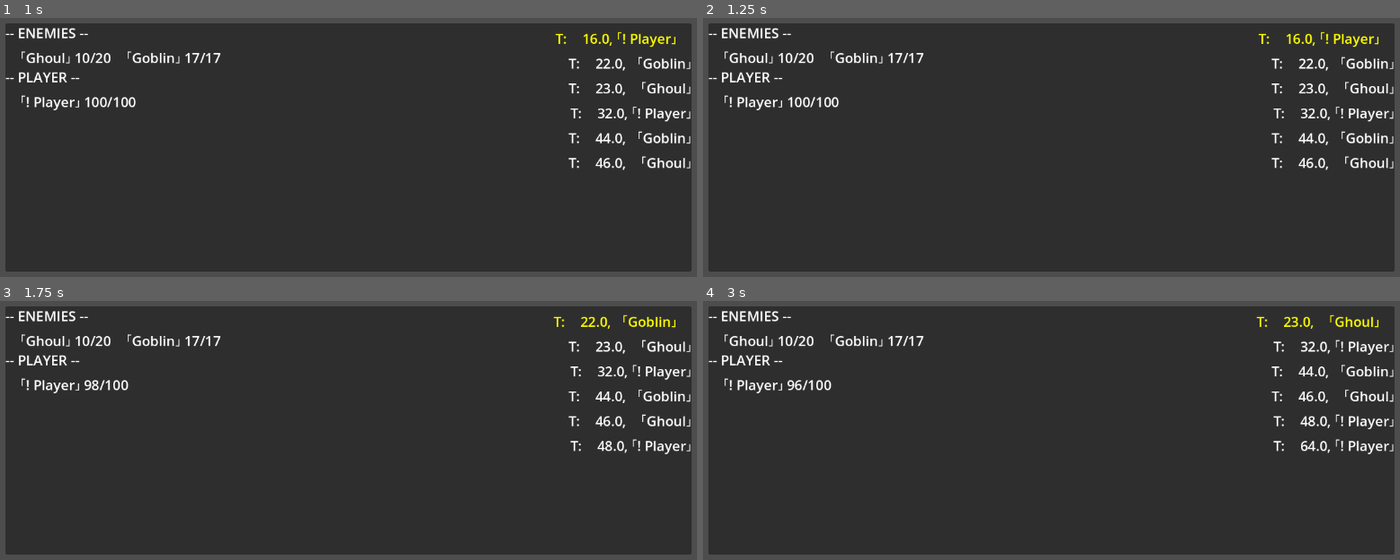
Above: before the commit, frames 1-4 (two rows, left to right).
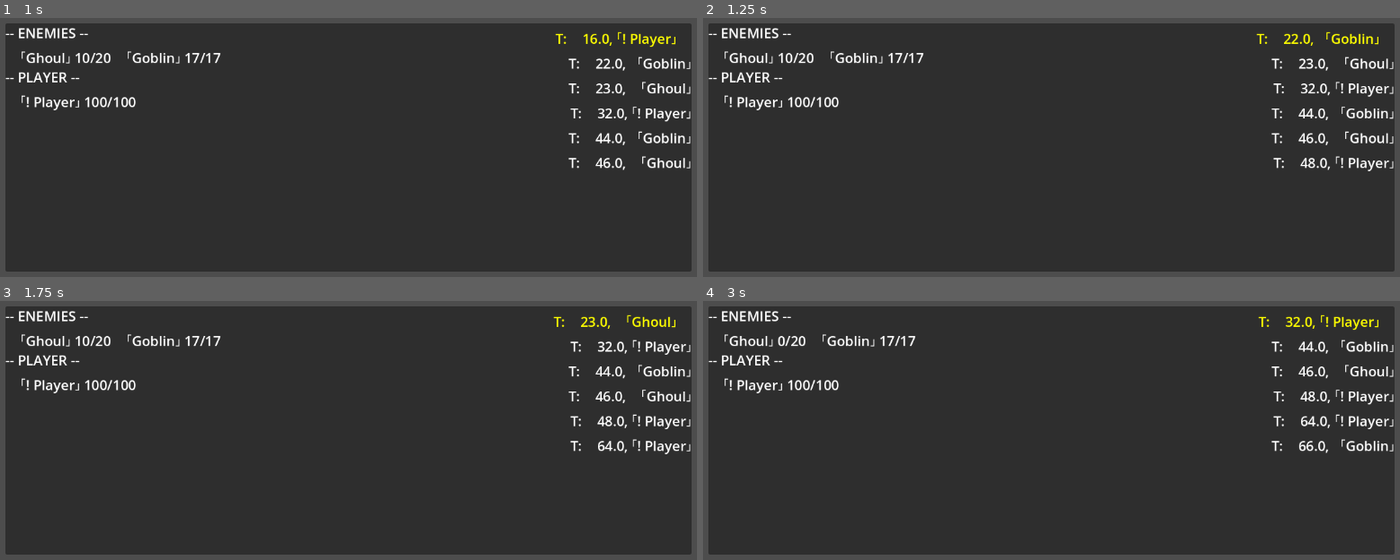
Above: after the commit, the same moments.

Repository: ShaneOMalley/RPGTest
Game: Godot game, scene res://ui/battle/debug_battle.tscn
Same seed, same stepped clock (60 frames per second), same inputs: the game is played once before the commit and once after it.
Inputs:
- Up to frame 1 (1 s): tap Enter (ui_accept) at 0.5 s; hold Enter (ui_accept) from 0.53 s (still down)
- Up to frame 2 (1.25 s): keep holding Enter (ui_accept)
- Up to frame 3 (1.75 s): release Enter (ui_accept) at 1.28 s; tap Enter (ui_accept) at 1.35, 1.52 s
- Up to frame 4 (3 s): tap Enter (ui_accept) at 1.82, 2, 2.85 s; hold Enter (ui_accept) 2.03-2.78 s

Frame 1 is identical in both runs. In frame 2, 1.7% of the frame differs, in the area x 79-99%, y 5-60%; in frame 3, 1.6%; in frame 4, 2.2%, in the area x 10-99%, y 5-60%.

Commit message:
make abilities temporal; decouple property-modifying from ability into new BattleEffect class

Diff:
--- a/project.godot
+++ b/project.godot
@@ -18,3 +18,5 @@
 [autoload]
 
 BattleManager="*res://scripts/game/battle/battle_manager.gd"
+BattlePresenter="*res://scripts/game/battle/battle_presenter.gd"
+BattleView="*res://scripts/game/battle/battle_view.gd"
--- a/scripts/common/abilities/battle_ability.gd
+++ /dev/null
@@ -1,21 +0,0 @@
-class_name BattleAbility extends Node
-
-var source: BattleParticipant
-var target: BattleParticipant
-
-func execute():
-	pass
-
-class BattleAbilityAttack extends BattleAbility:
-
-	func execute():
-		var damage := floori(max(0, source.strength - (target.vitality / 2.0)))
-		target.hp -= damage
-
-		# print(target.to_string())
-		print("%s hit %s for %d damage!" % [source.to_string(), target.to_string(), damage])
-
-class BattleAbilityPass extends BattleAbility:
-
-	func execute():
-		print("%s does nothing..." % source)
--- /dev/null
+++ b/scripts/common/battle/abilities/battle_ability.gd
@@ -0,0 +1,47 @@
+class_name BattleAbility extends Node
+
+var source: BattleParticipant
+var target: BattleParticipant
+var _is_executing := false
+
+func execute() -> void:
+	_is_executing = true
+	pass
+
+# var _is_blocked: bool
+# func start_blocking_timer(time: float) -> void:
+# 	var timer := get_tree().create_timer(time)
+# 	_is_blocked = true
+# 	timer.timeout.connect(func(): self._is_blocked = false)
+#
+# func get_is_blocked() -> bool:
+# 	return _is_blocked
+
+func end() -> void:
+	#_is_executing = false
+	# TODO: remove this hacky blocking timer and uncomment above
+	var timer := BattleManager.get_tree().create_timer(0.5)
+	timer.timeout.connect(func(): self._is_executing = false)
+	pass
+
+func get_is_executing() -> bool:
+	return _is_executing
+
+func _init(in_source: BattleParticipant, in_target: BattleParticipant) -> void:
+	source = in_source
+	target = in_target
+
+# class BattleAbilityAttack extends BattleAbility:
+#
+# 	func execute():
+# 		var damage := floori(max(0, source.strength - (target.vitality / 2.0)))
+# 		target.hp -= damage
+#
+# 		print("%s hit %s for %d damage!" % [source.to_string(), target.to_string(), damage])
+#
+# 		end()
+
+# class BattleAbilityPass extends BattleAbility:
+#
+# 	func execute():
+# 		print("%s does nothing..." % source)
--- /dev/null
+++ b/scripts/common/battle/abilities/battle_effect.gd
@@ -0,0 +1,38 @@
+class_name BattleEffect extends Node
+
+# Note: only instantaneous additive effects for now
+
+# TODO: Support status effects and other _duration effects
+enum Duration { INSTANT }
+
+# TODO: Support multiplicative
+enum Operator { ADDITIVE }
+
+class BattleEffectModifier:
+
+    var attribute_id: StringName
+    var magnitude: int
+    var operator: Operator = Operator.ADDITIVE
+
+    func _init(in_attribute_id: StringName, in_magnitude: int, in_operator: Operator) -> void:
+        attribute_id = in_attribute_id
+        magnitude = in_magnitude
+        operator = in_operator
+
+var source: BattleParticipant
+var target: BattleParticipant
+var _duration: Duration = Duration.INSTANT
+var _modifiers: Array[BattleEffectModifier]
+
+func grant() -> void:
+    if _duration == Duration.INSTANT:
+        for modifier in _modifiers:
+            if modifier.operator == Operator.ADDITIVE:
+                var current = target.get(modifier.attribute_id)
+                target.set(modifier.attribute_id, current + modifier.magnitude)
+    # TODO: Support status effects and other _duration effects
+    # TODO: Support multiplicative
+
+func _init(in_source: BattleParticipant, in_target: BattleParticipant) -> void:
+    source = in_source
+    target = in_target
--- a/scripts/common/finite_state_machine/finite_state_machine.gd
+++ b/scripts/common/finite_state_machine/finite_state_machine.gd
@@ -49,7 +49,7 @@
 	if (found_index != -1):
 		var transition := _current_valid_transitions[found_index]
 		goto_state(transition.to_state)
-		# todo: decide whether or not to do this
+		# todo: decide whether or not to do this recursively
 		# _process(delta)
 
 	if _current_state:
--- /dev/null
+++ b/scripts/game/battle/abilities/battle_ability_attack.gd
@@ -0,0 +1,9 @@
+class_name BattleAbilityAttack extends BattleAbility
+
+func execute() -> void:
+	super.execute()
+
+	var effect = BattleEffectAttack.new(source, target)
+	effect.grant()
+
+	end()
--- /dev/null
+++ b/scripts/game/battle/abilities/battle_ability_pass.gd
@@ -0,0 +1,8 @@
+class_name BattleAbilityPass extends BattleAbility
+
+func execute() -> void:
+    super.execute()
+
+    print("%s does nothing..." % source)
+
+    end()
--- /dev/null
+++ b/scripts/game/battle/abilities/battle_effect_attack.gd
@@ -0,0 +1,10 @@
+class_name BattleEffectAttack extends BattleEffect
+
+# TODO: This should probably be defined in data, but executions can't happen in
+# data (strength - vitality / 2 etc). Maybe implement someething similar to GAS's
+# set_by_caller and pass this in from the ability
+
+func _init(in_source: BattleParticipant, in_target: BattleParticipant) -> void:
+	super._init(in_source, in_target)
+	var damage := floori(max(0, source.strength - (target.vitality / 2.0)))
+	_modifiers.append(BattleEffectModifier.new("hp", -damage, Operator.ADDITIVE))
--- a/scripts/game/battle/battle_manager.gd
+++ b/scripts/game/battle/battle_manager.gd
@@ -8,6 +8,8 @@
 
 var participants: Array[BattleParticipant]
 
+signal on_battle_started
+
 # todo: just make these public?
 var _turns: Array[BattleTurn]
 # var _battle_time: float = 0
@@ -17,15 +19,29 @@
 func get_participants() -> Array[BattleParticipant]:
 	return participants
 
+# TODO: Cache this instead of filtering each time it's called
+func get_enemies() -> Array[BattleParticipant]:
+	# var filter_enemies := func(participant: BattleParticipant) -> bool:
+	# 	return participant.affiliation == BattleManager.Affiliation.ENEMY
+	# return BattleManager.participants.filter(filter_enemies)
+
+	return BattleManager.participants.filter(func(participant: BattleParticipant) -> bool:
+		return participant.affiliation == BattleManager.Affiliation.ENEMY)
+
+# TODO: Cache this instead of filtering each time it's called
+func get_player_party() -> Array[BattleParticipant]:
+	return BattleManager.participants.filter(func(participant: BattleParticipant) -> bool:
+		return participant.affiliation == BattleManager.Affiliation.PLAYER)
+
 ## generic blocking timer
-var _is_blocked: bool
-func start_blocking_timer(time: float) -> void:
-	var timer := get_tree().create_timer(time)
-	_is_blocked = true
-	timer.timeout.connect(func(): self._is_blocked = false)
-
-func get_is_blocked() -> bool:
-	return _is_blocked
+# var _is_blocked: bool
+# func start_blocking_timer(time: float) -> void:
+# 	var timer := get_tree().create_timer(time)
+# 	_is_blocked = true
+# 	timer.timeout.connect(func(): self._is_blocked = false)
+#
+# func get_is_blocked() -> bool:
+# 	return _is_blocked
 
 ## ability queueing
 var _queued_ability: BattleAbility
@@ -34,6 +50,9 @@
 
 func has_queued_ability() -> bool:
 	return _queued_ability != null
+
+func has_executing_ability() -> bool:
+	return _queued_ability and _queued_ability.get_is_executing()
 
 func execute_queued_ability() -> void:
 	_queued_ability.execute()
@@ -59,7 +78,7 @@
 
 func _test_add_participants() -> void:
 	var player = BattleParticipant.new()
-	player.participant_name = "! Player"
+	player.id = "! Player"
 	player.agility = 14
 	player.strength = 10
 	player.max_hp = 100
@@ -67,7 +86,7 @@
 	player.affiliation = Affiliation.PLAYER
 
 	var enemy_1 = BattleParticipant.new()
-	enemy_1.participant_name = "Ghoul"
+	enemy_1.id = "Ghoul"
 	enemy_1.agility = 7
 	enemy_1.strength = 2
 	enemy_1.max_hp = 20
@@ -75,7 +94,7 @@
 	enemy_1.affiliation = Affiliation.ENEMY
 
 	var enemy_2 = BattleParticipant.new()
-	enemy_2.participant_name = "Goblin"
+	enemy_2.id = "Goblin"
 	enemy_2.agility = 8
 	enemy_2.strength = 2
 	enemy_2.max_hp = 17
@@ -136,6 +155,8 @@
 	_state_machine = FSMBattle.new()
 	add_child(_state_machine)
 
+	on_battle_started.emit()
+
 func _cleanup_battle():
 	_state_machine.free()
 
--- a/scripts/game/battle/battle_participant.gd
+++ b/scripts/game/battle/battle_participant.gd
@@ -6,7 +6,7 @@
 var mp: int
 var affiliation: BattleManager.Affiliation
 # todo: pull stats from data asset
-var participant_name: String
+var id: StringName
 var strength: int
 var magic: int
 var agility: int
@@ -21,4 +21,4 @@
 	pass
 
 func _to_string() -> String:
-	return "「%s」" % participant_name
+	return "「%s」" % id
--- /dev/null
+++ b/scripts/game/battle/battle_presenter.gd
@@ -0,0 +1,14 @@
+extends Node
+
+@export var battle_ui: BattleUI
+
+func setup_enemy(id: StringName, hp: int, max_hp: int) -> void:
+    battle_ui.add_enemy(id, hp, max_hp)
+
+func on_battle_started() -> void:
+    var enemies := BattleManager.get_enemies()
+    for enemy in enemies:
+        setup_enemy(enemy.id, enemy.hp, enemy.max_hp)
+
+func _ready():
+    BattleManager.on_battle_started.connect(on_battle_started)
--- /dev/null
+++ b/scripts/game/battle/battle_view.gd
@@ -0,0 +1,4 @@
+extends Node
+
+func setup_enemy(id: StringName, hp: int, max_hp: int) -> void:
+    pass
--- a/scripts/game/battle/fsm/fsm_battle.gd
+++ b/scripts/game/battle/fsm/fsm_battle.gd
@@ -11,8 +11,8 @@
 	add_transition("turn_setup", "turn_decision_enemy", func(): return BattleManager.get_current_turn().get_affiliation() == BattleManager.Affiliation.ENEMY)
 	add_transition("turn_decision_player", "turn_ability", func(): return BattleManager.has_queued_ability())
 	add_transition("turn_decision_enemy", "turn_ability", func(): return BattleManager.has_queued_ability())
-	add_transition("turn_ability", "turn_handle_death", func(): return !BattleManager.get_is_blocked())
-	add_transition("turn_handle_death", "turn_setup", func(): return !BattleManager.get_is_blocked())
+	add_transition("turn_ability", "turn_handle_death", func(): return !BattleManager.has_executing_ability())
+	add_transition("turn_handle_death", "turn_setup", func(): return true) # !BattleManager.get_is_blocked())
 
 	goto_state("turn_setup")
 
--- a/scripts/game/battle/fsm/state_battle_turn_ability.gd
+++ b/scripts/game/battle/fsm/state_battle_turn_ability.gd
@@ -2,7 +2,6 @@
 
 func on_enter() -> void:
 	BattleManager.execute_queued_ability()
-	BattleManager.start_blocking_timer(0.5)
 
 func on_exit() -> void:
 	BattleManager.clear_queued_ability()
--- a/scripts/game/battle/fsm/state_battle_turn_decision_enemy.gd
+++ b/scripts/game/battle/fsm/state_battle_turn_decision_enemy.gd
@@ -1,11 +1,13 @@
 class_name StateBattleTurnDecisionEnemy extends StateBattleTurnDecision
 
 func _make_attack() -> BattleAbility:
-	var attack = BattleAbility.BattleAbilityAttack.new()
-	attack.source = BattleManager.get_current_turn().participant
-	attack.target = BattleManager.test_get_player()
+	var source = BattleManager.get_current_turn().participant
+	var target = BattleManager.test_get_player()
+	var attack = BattleAbilityAttack.new(source, target)
 	return attack
 
 func update(_delta: float) -> void:
 	var attack = _make_attack()
-	BattleManager.queue_ability(attack)
+	# BattleManager.queue_ability(attack)
+	var source = BattleManager.get_current_turn().participant
+	BattleManager.queue_ability(BattleAbilityPass.new(source, null))
--- a/scripts/game/battle/fsm/state_battle_turn_decision_player.gd
+++ b/scripts/game/battle/fsm/state_battle_turn_decision_player.gd
@@ -1,12 +1,12 @@
 class_name StateBattleTurnDecisionPlayer extends StateBattleTurnDecision
 
-func make_attack() -> BattleAbility:
-	var attack = BattleAbility.BattleAbilityAttack.new()
-	attack.source = BattleManager.test_get_player()
-	attack.target = BattleManager.test_get_random_enemy()
+func _make_attack() -> BattleAbility:
+	var source = BattleManager.test_get_player()
+	var target = BattleManager.test_get_random_enemy()
+	var attack = BattleAbilityAttack.new(source, target)
 	return attack
 
 func update(_delta: float) -> void:
-	if Input.is_action_pressed("ui_accept"):
-		var attack = make_attack()
+	if Input.is_action_just_pressed("ui_accept"):
+		var attack = _make_attack()
 		BattleManager.queue_ability(attack)
--- a/scripts/game/battle/fsm/state_battle_turn_handle_death.gd
+++ b/scripts/game/battle/fsm/state_battle_turn_handle_death.gd
@@ -14,4 +14,4 @@
 	BattleManager.participants = BattleManager.participants.filter(participant_is_alive)
 	BattleManager._turns = BattleManager._turns.filter(func(turn: BattleTurn): return turn.participant.hp > 0)
 
-	BattleManager.start_blocking_timer(0.5)
+	# BattleManager.start_blocking_timer(0.5)
--- a/scripts/ui/battle_ui.gd
+++ b/scripts/ui/battle_ui.gd
@@ -1,4 +1,4 @@
-extends Control
+class_name BattleUI extends Control
 
 @export var enemy_template: Resource
 
@@ -15,7 +15,7 @@
 
 	ui_enemy.update_hp(hp, max_hp)
 
-func _ready() -> void:
-	add_enemy("fucker", 20, 20)
-	add_enemy("cunt", 30, 30)
-	pass
+# func _ready() -> void:
+# 	add_enemy("fucker", 20, 20)
+# 	add_enemy("cunt", 30, 30)
+# 	pass
--- a/scripts/ui/debug_battle.gd
+++ b/scripts/ui/debug_battle.gd
@@ -2,14 +2,14 @@
 
 func _process(delta: float) -> void:
 	# Battle State
-	var filter_enemies := func(participant: BattleParticipant) -> bool:
-		return participant.affiliation == BattleManager.Affiliation.ENEMY
+	# var filter_enemies := func(participant: BattleParticipant) -> bool:
+	# 	return participant.affiliation == BattleManager.Affiliation.ENEMY
 
-	var filter_player := func(participant: BattleParticipant) -> bool:
-		return participant.affiliation == BattleManager.Affiliation.PLAYER
+	# var filter_player := func(participant: BattleParticipant) -> bool:
+	# 	return participant.affiliation == BattleManager.Affiliation.PLAYER
 
-	var enemies = BattleManager.participants.filter(filter_enemies)
-	var players = BattleManager.participants.filter(filter_player)
+	var enemies = BattleManager.get_enemies()
+	var players = BattleManager.get_player_party()
 
 	var battle_state_string := ""
 	battle_state_string += "-- ENEMIES --\n"
Renamed: scripts/common/abilities/battle_ability.gd.uid -> scripts/common/battle/abilities/battle_ability.gd.uid
Not shown, added: scripts/common/battle/abilities/battle_effect.gd.uid
Not shown, added: scripts/game/battle/abilities/battle_ability_attack.gd.uid
Not shown, added: scripts/game/battle/abilities/battle_ability_pass.gd.uid
Not shown, added: scripts/game/battle/abilities/battle_effect_attack.gd.uid
Not shown, added: scripts/game/battle/battle_presenter.gd.uid
Not shown, added: scripts/game/battle/battle_view.gd.uid
